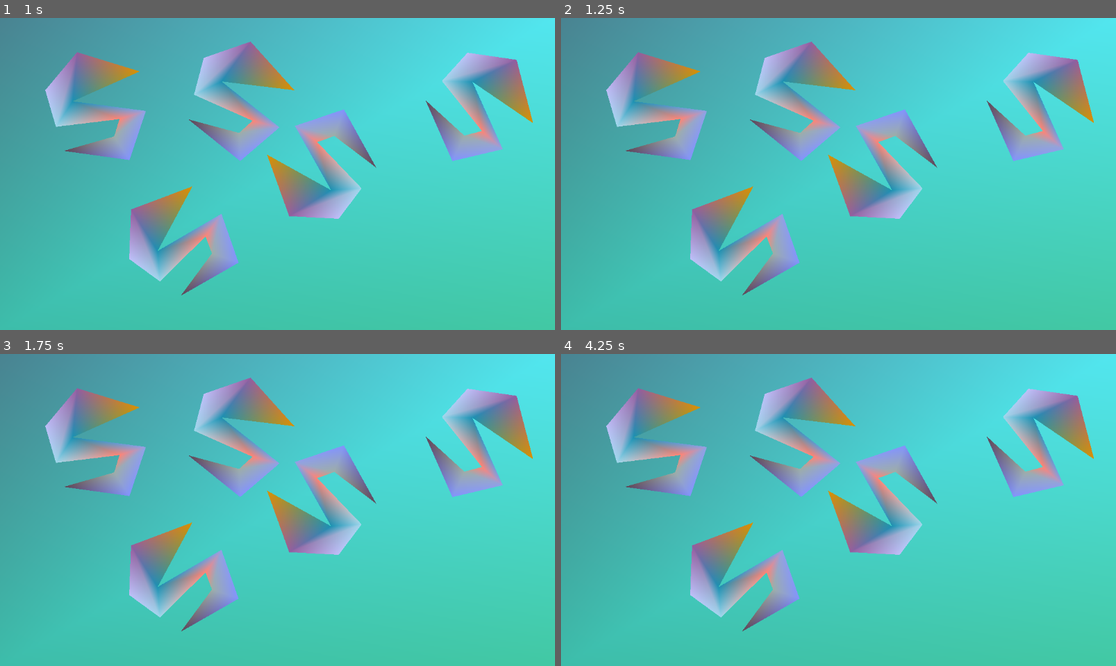
Above: before the commit, frames 1-4 (two rows, left to right).
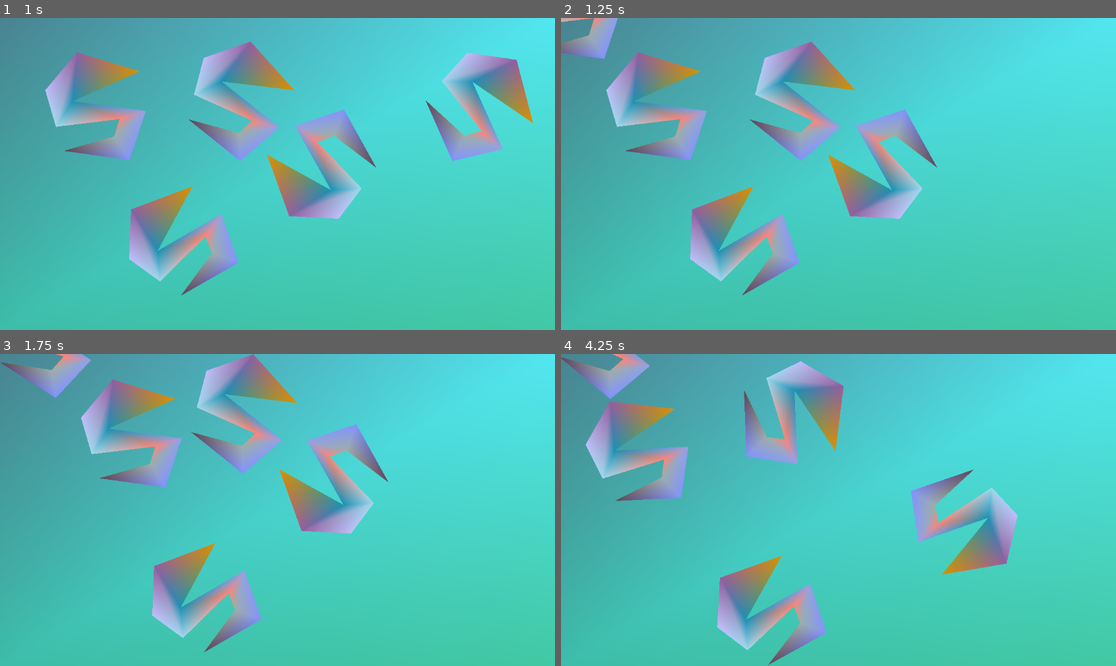
Above: after the commit, the same moments.

Repository: fkeyzuwu/GodotReversibleRigibodies
Game: Godot game, scene res://examples/2d/world_2d.tscn
The game is run twice, just before and just after one commit, with the same random seed, the same clock (stepped at 60 frames per second) and the same inputs.
Inputs:
- Up to frame 1 (1 s): tap Enter at 0.5 s; hold R (rewind) from 0.53 s (still down)
- Up to frame 2 (1.25 s): keep holding R (rewind)
- Up to frame 3 (1.75 s): release R (rewind) at 1.28 s; tap Space (apply_ball_force) at 1.35 s; tap R (rewind) at 1.55 s
- Up to frame 4 (4.25 s): hold R (rewind) 2.03-2.78 s; tap R (rewind) at 2.85, 3.8 s; tap Space (apply_ball_force) at 3.5 s; hold Space (apply_ball_force) from 3.53 s (still down)

Frame 1 is identical in both runs. In frame 2, 3.9% of the frame differs, in the area x 0-96%, y 0-46%; in frame 3, 24%; in frame 4, 24%, in the area x 0-96%, y 0-100%.

Commit message:
ok

Diff:
--- a/examples/2d/complex_body.gd
+++ b/examples/2d/complex_body.gd
@@ -3,24 +3,30 @@
 var force := 500.0
 
 var position_buffer: PackedVector2Array
+var rotation_buffer: PackedFloat32Array
 var linear_velocity_buffer: PackedVector2Array
+var angular_velocity_buffer: PackedFloat32Array
 
 var buffer_size := 1024
 var buffer_index := 0
 
 var rewinding := false
 
-@onready var collision_shape_2d: CollisionShape2D = $CollisionShape2D
+@onready var collision_polygon_2d: CollisionPolygon2D = $CollisionPolygon2D
 
 func _ready() -> void:
 	position_buffer.resize(buffer_size)
+	rotation_buffer.resize(buffer_size)
 	linear_velocity_buffer.resize(buffer_size)
+	angular_velocity_buffer.resize(buffer_size)
 
 func _physics_process(_delta: float) -> void:
 	if rewinding: return
 
 	position_buffer[buffer_index] = global_position
+	rotation_buffer[buffer_index] = rotation
 	linear_velocity_buffer[buffer_index] = linear_velocity
+	angular_velocity_buffer[buffer_index] = angular_velocity
 	buffer_index += 1
 	buffer_index %= buffer_size
 
@@ -29,7 +35,7 @@
 
 	buffer_index -= 1
 	buffer_index %= 1024
-	state.transform.origin = position_buffer[buffer_index]
+	state.transform = Transform2D(rotation_buffer[buffer_index], position_buffer[buffer_index])
 
 func _input(event: InputEvent) -> void:
 	if event.is_action_pressed("apply_ball_force"):
@@ -37,8 +43,9 @@
 		apply_central_impulse(direction * force)
 	elif event.is_action_pressed("rewind"):
 		rewinding = true
-		collision_shape_2d.set_deferred("disabled", true)
+		collision_polygon_2d.set_deferred("disabled", true)
 	elif event.is_action_released("rewind"):
 		linear_velocity = linear_velocity_buffer[buffer_index]
+		angular_velocity = angular_velocity_buffer[buffer_index]
 		rewinding = false
-		collision_shape_2d.set_deferred("disabled", false)
+		collision_polygon_2d.set_deferred("disabled", false)
--- a/examples/2d/complex_body.tscn
+++ b/examples/2d/complex_body.tscn
@@ -1,6 +1,6 @@
 [gd_scene load_steps=3 format=3 uid="uid://du7vlly72r8xl"]
 
-[ext_resource type="Script" path="res://examples/2d/ball.gd" id="1_dcpph"]
+[ext_resource type="Script" path="res://examples/2d/complex_body.gd" id="1_gjqow"]
 
 [sub_resource type="PhysicsMaterial" id="PhysicsMaterial_bhh6d"]
 bounce = 1.0
@@ -9,7 +9,7 @@
 physics_material_override = SubResource("PhysicsMaterial_bhh6d")
 gravity_scale = 0.0
 linear_damp = 2.0
-script = ExtResource("1_dcpph")
+script = ExtResource("1_gjqow")
 
 [node name="Polygon2D" type="Polygon2D" parent="."]
 color = Color(0.431373, 1, 1, 1)
